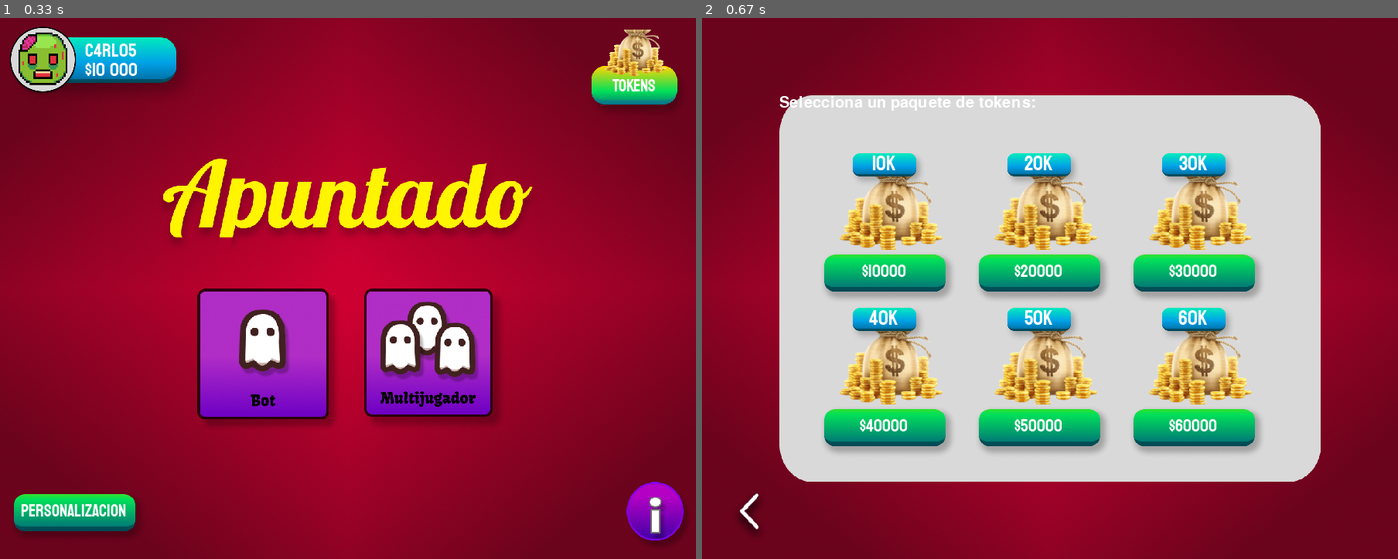
Above: before the commit, frames 1-2 (left to right).
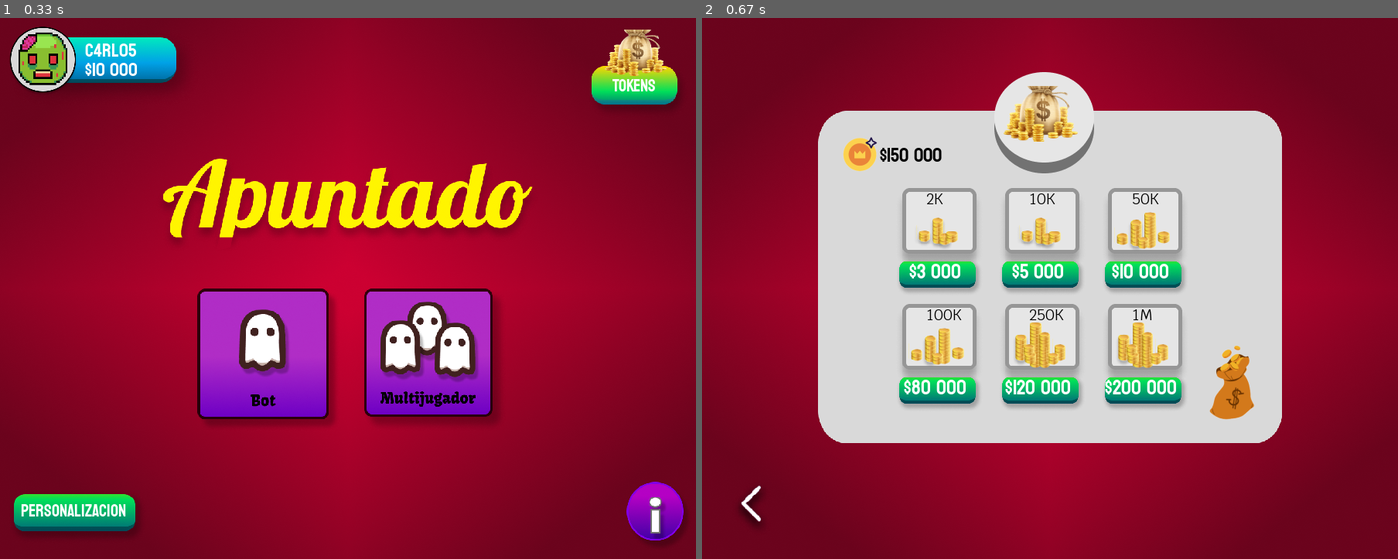
Above: after the commit, the same moments.

Repository: CarlosSanz1505/Apuntado
Game: pygame game, started from PYGAME/apuntado.py
The game is run twice, just before and just after one commit, with the same random seed, the same clock (stepped at 60 frames per second) and the same inputs.
Inputs (mouse positions are in pixels of both pictures, inside the frame that each line leads up to):
- Up to frame 1 (0.33 s): no input
- Up to frame 2 (0.67 s): click (1342, 93) at 0.38 s

Frame 1 is identical in both runs. In frame 2, 37% of the frame differs, in the area x 5-89%, y 10-96%.

Commit message:
Avance tokens

Diff:
--- a/PYGAME/apuntado.py
+++ b/PYGAME/apuntado.py
@@ -53,6 +53,7 @@
 error = False
 
 avatar = "PYGAME/images/zombie.png"
+en_tokens = False
 
 # Cartas del Juego
 cards = []
--- a/PYGAME/screens.py
+++ b/PYGAME/screens.py
@@ -224,39 +224,57 @@
     # Borrador
     # menu()
     ventana = pygame.image.load("PYGAME/images/window.png").convert_alpha()
-    ventana = pygame.transform.scale(ventana, (700, 500))
-    display.blit(ventana, (100, 100))
-    font = pygame.font.Font(None, 30)
-    white = (255, 255, 255)
-    name = font.render("Selecciona un paquete de tokens:", True, white)
-    display.blit(name, (100, 100))
-
-    #Imagenes paquetes
-    tokens = pygame.transform.scale(pygame.image.load("PYGAME/images/tokens_icon.png").convert_alpha(), (200, 100))
-    display.blit(tokens, (150,200))
-    display.blit(tokens, (350,200))
-    display.blit(tokens, (550,200))
-    display.blit(tokens, (150,400))
-    display.blit(tokens, (350,400))
-    display.blit(tokens, (550,400))
-
-
+    ventana = pygame.transform.scale(ventana, (600, 430))
+    display.blit(ventana, (150, 120))
+
+    # Icono
+    icon = pygame.image.load("PYGAME/images/tokens_icon1.png.png").convert_alpha()
+    # icon = pygame.transform.scale(icon, ())
+    display.blit(icon, (width//2 - 80, 70))
+
+    # Saldo
+    deco1 = pygame.image.load("PYGAME/images/tokens_deco1.png").convert_alpha()
+    deco1 = pygame.transform.scale(deco1, (70, 50))
+    display.blit(deco1, (170, 150))
+    font = pygame.font.Font("PYGAME/fonts/Koulen-Regular.ttf", 25)
+    saldo = font.render("$150 000", True, (0, 0, 0))
+    display.blit(saldo, (230, 155))
+
+    # Paquetes
+    small = "PYGAME/images/small_pkg.png"
+    medium = "PYGAME/images/medium_pkg.png"
+    big = "PYGAME/images/big_pkg.png"
+    paquetes = [
+        ["2K", small],
+        ["10K", small],
+        ["50K", medium],
+        ["100K", medium],
+        ["250K", big],
+        ["1M", big]
+    ]
+
+    for i, paquete in enumerate(paquetes):
+        block = pygame.image.load(paquete[1])
+        block = pygame.transform.scale(block, (113, 104))
+        display.blit(block, (250 + 133*(i%3), 220 + 150*(i//3)))
+        font = pygame.font.Font("PYGAME/fonts/Krub-Regular.ttf", 20)
+        price = font.render(paquete[0], True, (0, 0, 0))
+        display.blit(price, (290 + 133*(i%3), 220 + 150*(i//3)))
+
+    # Decoración
+    deco = pygame.image.load("PYGAME/images/tokens_deco.png").convert_alpha()
+    # deco = pygame.transform.scale(deco, ())
+    display.blit(deco, (640, 420))
 
     # Botones
     buttons = [
-        Button(150,300, btn_width, btn_height - 10, "$10000", "$10000", font_size=22),
-        Button(350,300, btn_width, btn_height - 10, "$20000", "$20000", font_size=22),
-        Button(550,300, btn_width, btn_height - 10, "$30000", "$30000", font_size=22),
-        Button(150,500, btn_width, btn_height - 10, "$40000", "$40000", font_size=22),
-        Button(350,500, btn_width, btn_height - 10, "$50000", "$50000", font_size=22),
-        Button(550,500, btn_width, btn_height - 10, "$60000", "$60000", font_size=22),
-        Button(190, 170, 100, 50, "10k", "", "PYGAME/images/blue_button.png"),
-        Button(390, 170, 100, 50, "20k", "", "PYGAME/images/blue_button.png"),
-        Button(590, 170, 100, 50, "30k", "", "PYGAME/images/blue_button.png"),
-        Button(190, 370, 100, 50, "40k", "", "PYGAME/images/blue_button.png"),
-        Button(390, 370, 100, 50, "50k", "", "PYGAME/images/blue_button.png"),
-        Button(590, 370, 100, 50, "60k", "", "PYGAME/images/blue_button.png"),
-        Button(20, height - 100, 85, 90, "", "Menu", "PYGAME/images/back_button.png"),
+        Button(250, 310, 113, 50, "$3 000", "Tokens"),
+        Button(383, 310, 113, 50, "$5 000", "Tokens"),
+        Button(516, 310, 113, 50, "$10 000", "Tokens"),
+        Button(250, 460, 113, 50, "$80 000", "Tokens"),
+        Button(383, 460, 113, 50, "$120 000", "Tokens"),
+        Button(516, 460, 113, 50, "$200 000", "Tokens"),
+        Button(20, height - 110, 90, 90, "", "Menu", "PYGAME/images/back_button.png"),
     ]
 
     for button in buttons:
@@ -271,13 +289,7 @@
                     click_pos: tuple[int],
                     avatar: str) -> tuple[str]:
 
-    # Borrador
-    font = pygame.font.Font(None, 30)
-    white = (255, 255, 255)
-    name = font.render("Selecciona tu nuevo diseño:", True, white)
-    display.blit(name, (100, 100))
-
-    # #Imagenes
+    # Imagenes
     diseño1 = pygame.transform.scale(pygame.image.load("PYGAME/images/cartas1.png").convert_alpha(), (150, 150))
     diseño2 = pygame.transform.scale(pygame.image.load("PYGAME/images/cartas2.png").convert_alpha(), (150, 150))
     diseño3 = pygame.transform.scale(pygame.image.load("PYGAME/images/cartas3.png").convert_alpha(), (150, 150))
@@ -304,7 +316,6 @@
         display.blit(boton.image, boton.rect)
         if (boton.rect.collidepoint(click_pos)):
             if (boton.text == "GUARDAR"):
-                print("hola")
                 file = open("PYGAME/jugadores.txt", "r+")
                 file.seek(0)
                 temp = " "+" ".join(file.readlines()[0].split()[1:])
Binary file added: PYGAME/images/big_pkg.png
Binary file added: PYGAME/images/medium_pkg.png
Binary file added: PYGAME/images/small_pkg.png
Binary file added: PYGAME/images/tokens_deco.png
Binary file added: PYGAME/images/tokens_deco1.png
Binary file added: PYGAME/images/tokens_icon1.png.png
